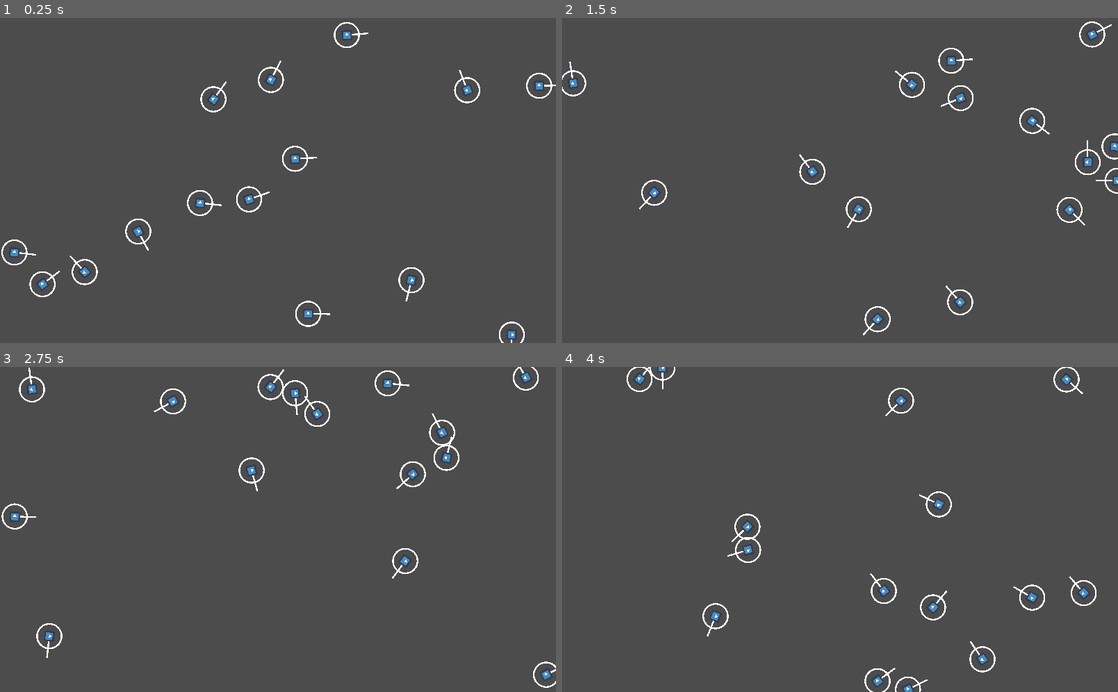
Above: before the commit, frames 1-4 (two rows, left to right).
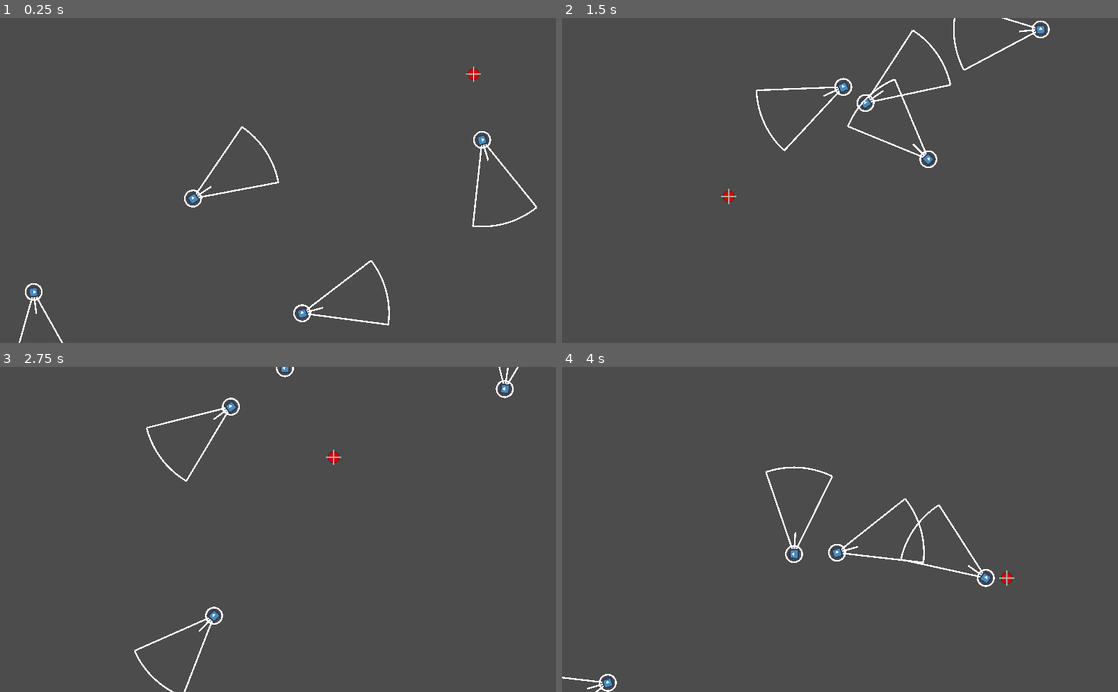
Above: after the commit, the same moments.

Repository: AndreaTerenz/BOIDS
Game: Godot game, scene res://scenes/Main.tscn
The game is run twice, just before and just after one commit, with the same random seed, the same clock (stepped at 60 frames per second) and the same inputs. The engine's default icon, where the game draws it, is replaced by a stand-in: a white triangle on a blue panel in a dark square.
Inputs (mouse positions are in pixels of both pictures, inside the frame that each line leads up to):
- Up to frame 1 (0.25 s): no input
- Up to frame 2 (1.5 s): move the mouse to (962, 164) at 0.52 s; click (962, 164) at 0.67 s; move the mouse to (728, 196) at 1.27 s; click (728, 196) at 1.42 s
- Up to frame 3 (2.75 s): move the mouse to (333, 458) at 2.02 s; click (333, 458) at 2.17 s
- Up to frame 4 (4 s): move the mouse to (812, 594) at 2.77 s; click (812, 594) at 2.92 s; move the mouse to (1006, 578) at 3.52 s; click (1006, 578) at 3.67 s

The runs differ from the first frame. In frame 1, 2.6% of the frame differs, in the area x 0-100%, y 1-100%; in frame 2, 2.7%, in the area x 0-100%, y 0-98%; in frame 3, 2.4%; in frame 4, 2.6%.

Commit message:
Improved Separation behaviour and added Drift Mode (the boids start with a randomly oriented velocity and have no acceleration)

Diff:
--- a/project.godot
+++ b/project.godot
@@ -38,6 +38,66 @@
 
 singletons=[  ]
 
+[input]
+
+ui_accept={
+"deadzone": 0.5,
+"events": [  ]
+}
+ui_select={
+"deadzone": 0.51,
+"events": [  ]
+}
+ui_cancel={
+"deadzone": 0.5,
+"events": [  ]
+}
+ui_focus_next={
+"deadzone": 0.5,
+"events": [  ]
+}
+ui_focus_prev={
+"deadzone": 0.5,
+"events": [  ]
+}
+ui_left={
+"deadzone": 0.5,
+"events": [  ]
+}
+ui_right={
+"deadzone": 0.5,
+"events": [  ]
+}
+ui_up={
+"deadzone": 0.5,
+"events": [  ]
+}
+ui_down={
+"deadzone": 0.5,
+"events": [  ]
+}
+ui_page_up={
+"deadzone": 0.5,
+"events": [  ]
+}
+ui_page_down={
+"deadzone": 0.5,
+"events": [  ]
+}
+ui_home={
+"deadzone": 0.5,
+"events": [  ]
+}
+ui_end={
+"deadzone": 0.5,
+"events": [  ]
+}
+draw_debug={
+"deadzone": 0.5,
+"events": [ Object(InputEventKey,"resource_local_to_scene":false,"resource_name":"","device":0,"alt":false,"shift":false,"control":false,"meta":false,"command":false,"pressed":false,"scancode":68,"unicode":0,"echo":false,"script":null)
+ ]
+}
+
 [rendering]
 
 environment/default_environment="res://default_env.tres"
--- a/scenes/Boid.tscn
+++ b/scenes/Boid.tscn
@@ -5,7 +5,7 @@
 
 [node name="Boid" type="Node2D"]
 script = ExtResource( 2 )
-SEPARATION = 22.6
+DEFAULT_MODE = 0
 
 [node name="Sprite" type="Sprite" parent="."]
 scale = Vector2( 0.297309, 0.297309 )
--- a/scenes/Main.tscn
+++ b/scenes/Main.tscn
@@ -7,7 +7,6 @@
 script = ExtResource( 2 )
 
 [node name="Target" type="Sprite" parent="."]
-visible = false
 position = Vector2( 872.107, 103.645 )
 scale = Vector2( 0.48, 0.48 )
 texture = ExtResource( 1 )
--- a/scripts/Main.gd
+++ b/scripts/Main.gd
@@ -8,7 +8,8 @@
 	randomize()
 
 	var boids = []
-	for i in range(0, 15):
+	#Shouldnt be more than 250
+	for i in range(0, 4):
 		var boid : Boid = boidScene.instance()
 		self.add_child(boid)
 		boid.setup(Vector2(rand_range(0, screen_size.x), rand_range(0, screen_size.y)), i, $Target)
--- a/scripts/boidController.gd
+++ b/scripts/boidController.gd
@@ -2,7 +2,7 @@
 
 extends Node2D
 
-enum BOID_MODE { SEEK, FLEE, WANDER }
+enum BOID_MODE { SEEK, FLEE, WANDER, DRIFT }
 
 export(float, 0.1, 12, 0.1) var MAX_SPEED = 5
 export(float, 0.05, 2, 0.05) var MAX_FORCE = 1
@@ -10,10 +10,11 @@
 export(float, 0.15, 2, 0.01) var ARRIVED_RADIUS = 0.18
 export(float, 10.0, 300.0, 0.5) var FOV_RADIUS = 160.0
 export(float, 0.01, 2.0, 0.05) var FOV_ANGLE = 0.25
-export(float, 0.1, 30.0, 0.1) var SEPARATION = 30
+export(float, 0.1, 30.0, 0.1) var SEPARATION = 15
 export(float, 1, 40, 0.1) var WANDER_RADIUS = 12
 export(float, 5, 200, 0.5) var WANDER_DISTANCE = 40
 export(BOID_MODE) var DEFAULT_MODE = BOID_MODE.WANDER
+export(bool) var SHOW_DEBUG = true
 export(bool) var KEEP_SEARCHING = true
 
 var wanderAngleNoise : OpenSimplexNoise
@@ -24,26 +25,33 @@
 var actualFOVAngle : float = 0
 var wanderAngle : float = 0
 var id : int = -1
+var others = []
+
 var lastTargetPos : Vector2
 var target : Node
-var others = null
 var mode
 
-onready var screen_size = get_viewport_rect().size
+onready var screen_size = get_viewport_rect().size + Vector2(10, 10)
 
-func setup(pos : Vector2, i : int, t : Node = null, m = null):
+func setup(pos : Vector2, i : int, t : Node = null, m = DEFAULT_MODE):
 	self.position = pos
+	self.id = i
 	self.target = t
-	self.id = i
-	self.mode = m if m != null else DEFAULT_MODE
+	self.mode = m
 	self.lastTargetPos = self.position
+
+	if (self.mode == BOID_MODE.DRIFT):
+		self.velocity = Vector2(0, 0).rotated(randf()*2*PI)
 	self.actualFOVAngle = FOV_ANGLE*(PI/2)
+	initNoise()
+
+func initNoise() -> void:
 	self.wanderAngleNoise = OpenSimplexNoise.new()
 	self.wanderAngleNoise.seed = randi()
 	self.wanderAngleNoise.octaves = 3
 	self.wanderAngleNoise.period = 15.0
 
-func setOthers(o = []):
+func setOthers(o = []) -> void:
 	self.others = o
 
 func _process(_delta: float) -> void:
@@ -54,43 +62,48 @@
 	update()
 
 func _draw() -> void:
-	var col : Color
-	var arrived : bool = (self.velocity.length() <= 0.01)
+	if (SHOW_DEBUG):
+		draw_arc(Vector2.ZERO, SEPARATION, 0, 2*PI, 80, Color.white, 3)
 
-	if (canWander()):
-		col = Color.white
-	elif not(arrived):
-		col = Color.yellow
-	else:
-		col = Color.green
+		if (self.mode != BOID_MODE.DRIFT):
+			var col : Color
+			var arrived : bool = (self.velocity.length() <= 0.01)
 
-	if not(arrived):
-		draw_line(Vector2.ZERO, Vector2(WANDER_DISTANCE, 0), col, 3)
+			if (canWander()):
+				col = Color.white
+			elif not(arrived):
+				col = Color.yellow
+			else:
+				col = Color.green
 
-	draw_arc(Vector2.ZERO, SEPARATION, 0, 2*PI, 80, Color.white, 3)
+			if not(arrived):
+				draw_line(Vector2.ZERO, Vector2(WANDER_DISTANCE, 0), col, 3)
 
-	if (self.mode != BOID_MODE.WANDER):
-		var p = Vector2(FOV_RADIUS, 0)
-		draw_line(Vector2.ZERO, p.rotated(self.actualFOVAngle), col, 3)
-		draw_line(Vector2.ZERO, p.rotated(-self.actualFOVAngle), col, 3)
-		draw_arc(Vector2.ZERO, FOV_RADIUS, -self.actualFOVAngle, self.actualFOVAngle, 30, col, 3)
+			if (self.mode != BOID_MODE.WANDER):
+				var p = Vector2(FOV_RADIUS, 0)
+				draw_line(Vector2.ZERO, p.rotated(self.actualFOVAngle), col, 3)
+				draw_line(Vector2.ZERO, p.rotated(-self.actualFOVAngle), col, 3)
+				draw_arc(Vector2.ZERO, FOV_RADIUS, -self.actualFOVAngle, self.actualFOVAngle, 30, col, 3)
+
+func _input(_event: InputEvent) -> void:
+	if Input.is_action_just_pressed("draw_debug"):
+		SHOW_DEBUG = not(SHOW_DEBUG)
 
 func move() -> void:
 	var targetAcc = getTargetAcceleration()
 	var othersAcc = getOthersAcceleration()
 
-	self.acceleration += targetAcc
-	self.acceleration += othersAcc
-	self.acceleration.clamped(MAX_FORCE)
+	self.acceleration = (targetAcc + othersAcc).clamped(MAX_FORCE)
 	self.velocity += self.acceleration
 	self.position += self.velocity
 	self.acceleration *= 0
 	wrapAroundScreen()
 
 func orient() -> void:
-	look_at(self.lastTargetPos)
-	$Sprite.flip_v = ((self.velocity.x < 0 and self.mode == BOID_MODE.SEEK) or \
-					  (self.velocity.x > 0 and self.mode == BOID_MODE.FLEE))
+	if (self.mode != BOID_MODE.DRIFT):
+		look_at(self.lastTargetPos)
+		$Sprite.flip_v = ((self.velocity.x < 0 and self.mode == BOID_MODE.SEEK) or \
+						  (self.velocity.x > 0 and self.mode == BOID_MODE.FLEE))
 
 func getOthersAcceleration() -> Vector2:
 	var separationSQ : float = pow(SEPARATION, 2)*4
@@ -112,21 +125,23 @@
 	return output
 
 func getTargetAcceleration() -> Vector2:
-	var mult : float = -1
+	var desire = Vector2.ZERO
 
-	var desire = self.lastTargetPos - self.position
+	if (self.mode != BOID_MODE.DRIFT):
+		var mult : float = -1
+		desire = self.lastTargetPos - self.position
 
-	if (canWander()):
-		mult = MAX_SPEED
-	elif (self.mode == BOID_MODE.SEEK):
-		var tDist = self.lastTargetPos.distance_squared_to(self.position)
-		mult = smootherstep(0, BREAK_RADIUS, sqrt(tDist)) * MAX_SPEED
-	elif (self.mode == BOID_MODE.FLEE):
-		mult = -MAX_SPEED
+		if (canWander()):
+			mult = MAX_SPEED
+		elif (self.mode == BOID_MODE.SEEK):
+			var tDist = self.lastTargetPos.distance_squared_to(self.position)
+			mult = smootherstep(0, BREAK_RADIUS, sqrt(tDist)) * MAX_SPEED
+		elif (self.mode == BOID_MODE.FLEE):
+			mult = -MAX_SPEED
 
-	desire = desire.normalized() * mult
+		desire = (desire.normalized() * mult) - self.velocity
 
-	return desire - self.velocity
+	return desire
 
 func getTargetPos() -> void:
 	var actualPos : Vector2 = getActualTargetPos()
@@ -150,16 +165,18 @@
 
 func isPositionInSight(pos : Vector2) -> bool:
 	var distance = pos.distance_squared_to(self.position)
+	var distOK : bool = (distance <= pow(FOV_RADIUS,2))
 	var angle : float = to_local(pos).angle()
+	var angleOK : bool = (angle >= -self.actualFOVAngle) and (angle <= self.actualFOVAngle)
 
-	return (distance <= pow(FOV_RADIUS,2)) and (angle >= -self.actualFOVAngle) and (angle <= self.actualFOVAngle)
+	return distOK and angleOK
 
 func wrapAroundScreen() -> void:
 	var width = screen_size.x
 	var height = screen_size.y
 
-	self.position.x = wrapf(self.position.x, 0, width)
-	self.position.y = wrapf(self.position.y, 0, height)
+	self.position.x = wrapf(self.position.x, -10, width)
+	self.position.y = wrapf(self.position.y, -10, height)
 
 func canWander() -> bool:
 	return (self.mode == BOID_MODE.WANDER or (not(self.targetInSight) and KEEP_SEARCHING))
Not shown, added: export_presets.cfg
Not shown, changed: .gitignore
